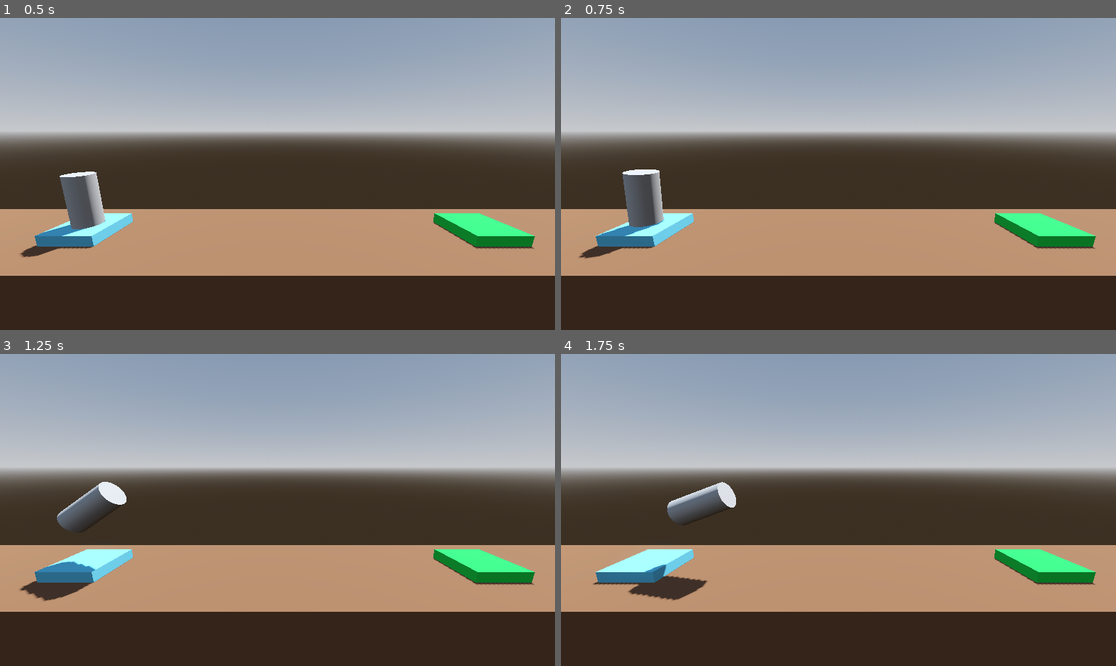
Above: before the commit, frames 1-4 (two rows, left to right).
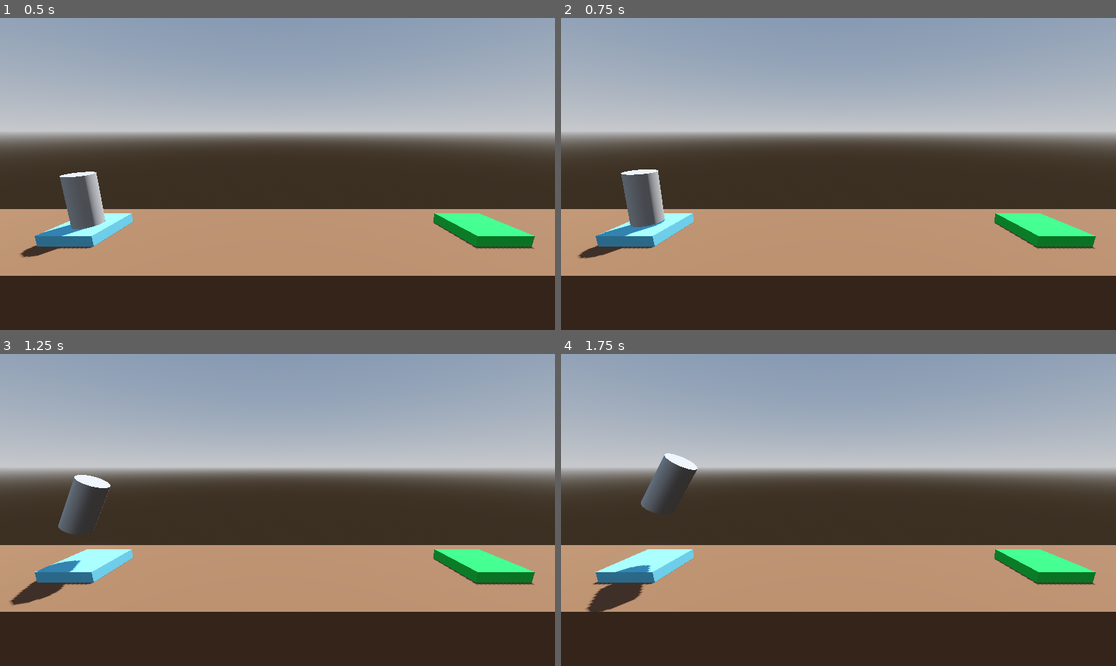
Above: after the commit, the same moments.

Repository: BlurryGames/ProjectBoost
Game: Godot game, scene res://level/level.tscn
Same seed, same stepped clock (60 frames per second), same inputs: the game is played once before the commit and once after it.
Inputs:
- Up to frame 1 (0.5 s): no input
- Up to frame 2 (0.75 s): tap Enter at 0.5 s; hold D (rotate_right) from 0.53 s (still down); hold Space (boost) from 0.53 s (still down)
- Up to frame 3 (1.25 s): keep holding D (rotate_right); keep holding Space (boost)
- Up to frame 4 (1.75 s): release D (rotate_right) at 1.28 s; release Space (boost) at 1.28 s; hold A (rotate_left) from 1.28 s (still down); tap Space (boost) at 1.35 s

Frame 1 is identical in both runs. In frame 2, 0.2% of the frame differs, in the area x 3-19%, y 48-78%; in frame 3, 1.4%; in frame 4, 3.1%, in the area x 4-32%, y 31-83%.

Commit message:
Section2: Project Boost / Lesson11: Crashing and Respawning

Diff:
--- a/player.gd
+++ b/player.gd
@@ -16,7 +16,15 @@
 
 func _on_body_entered(body: Node) -> void:
 	if "Goal" in body.get_groups():
-		print("You win!")
+		complete_level()
 
 	if "Hazard" in body.get_groups():
-		print("You crashed!")
+		crash_sequence()
+
+func crash_sequence() -> void:
+	print("KABOOM!")
+	get_tree().reload_current_scene()
+
+func complete_level() -> void:
+	print("Level Complete")
+	get_tree().quit()
--- a/player.tscn
+++ b/player.tscn
@@ -15,7 +15,6 @@
 linear_damp = 1.0
 angular_damp = 3.0
 script = ExtResource("1_byuou")
-torque_thrust = 200.0
 
 [node name="MeshInstance3D" type="MeshInstance3D" parent="."]
 mesh = SubResource("CylinderMesh_mqvpn")
